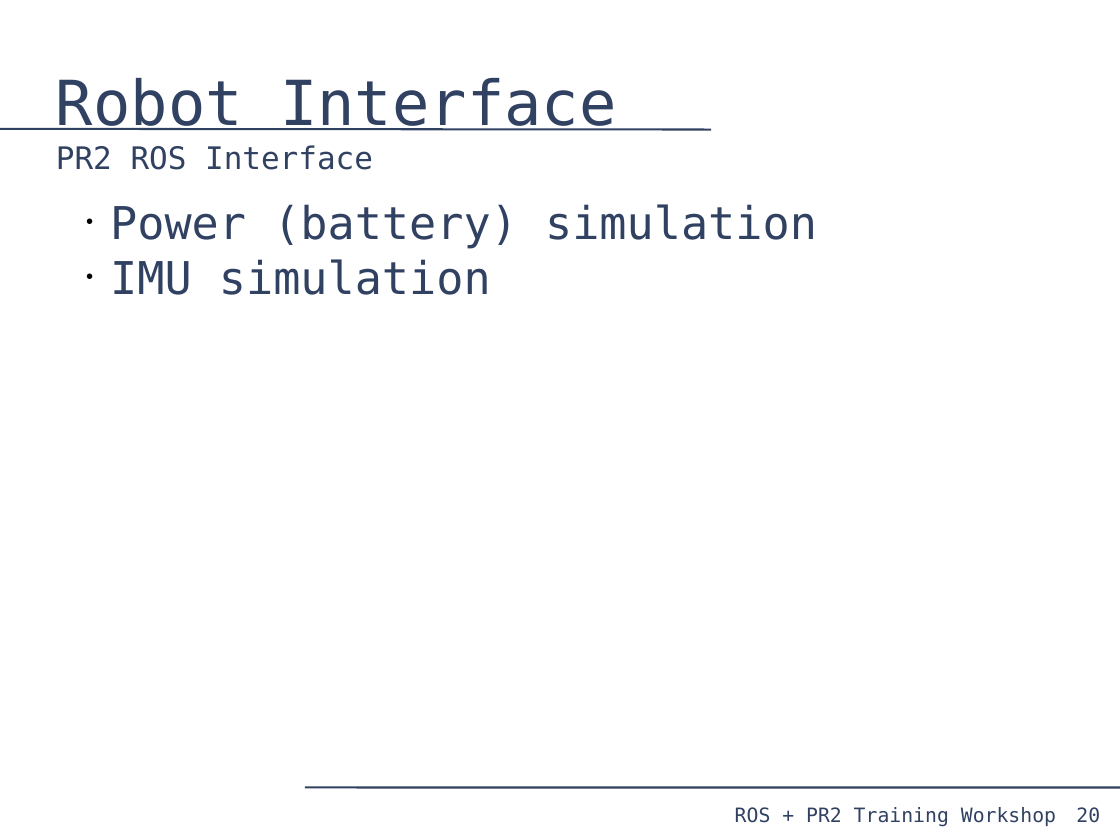
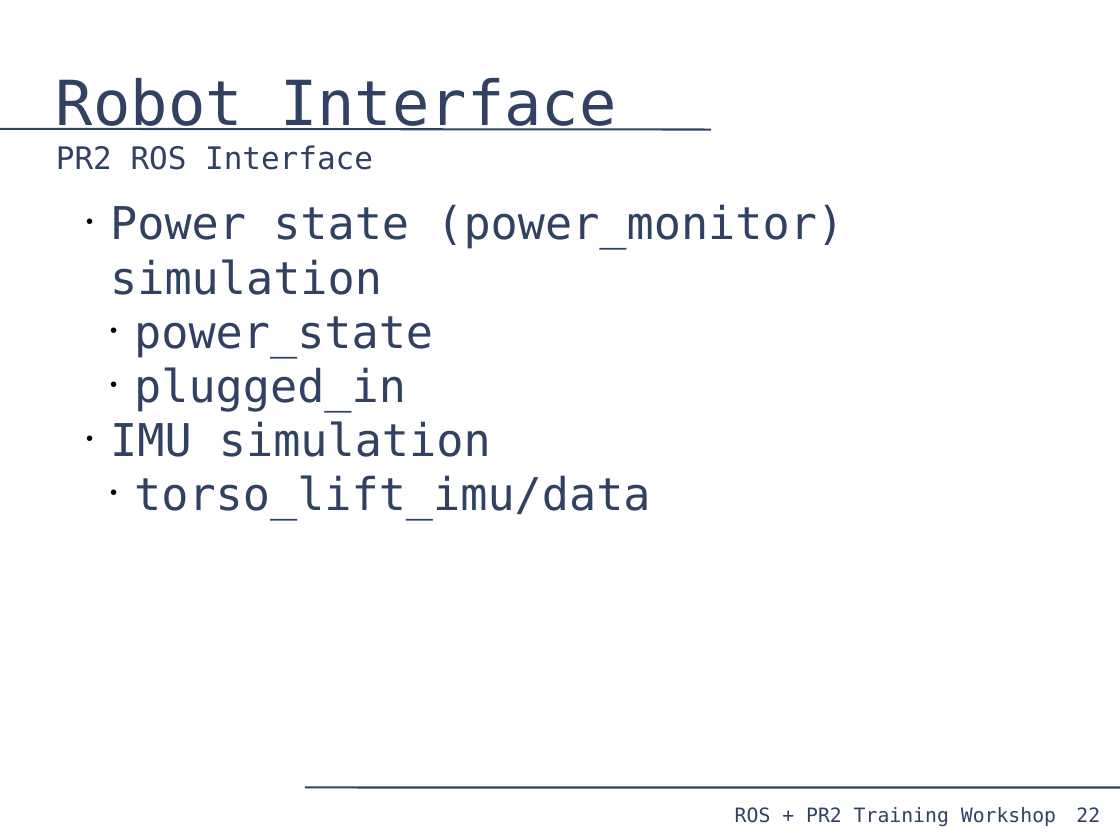
Before and after one commit to PR2/pr2_docs, a slide deck: slide 22 of pr2_training_workshop/simulation/simulation_training_workshop.odp (slide 20 before the commit). Drawn at 1120x840 pixels with LibreOffice and Linux fonts; fonts in the diff are those of the drawing. Boxes give left, top, right and bottom in pixels: in the first picture for what was removed or moved away, otherwise in the second. Text is boxed around its words. In the diff, an @@ line names an element or a change of style, - is before the commit and + after.

Commit message:
updates

```diff
--- a/pr2_training_workshop/simulation/simulation_training_workshop.odp
+++ b/pr2_training_workshop/simulation/simulation_training_workshop.odp
@@ text at (110, 204, 844, 413): text changed @@
-• Power (battery) simulation
+• Power state (power_monitor) simulation
+  • power_state
+  • plugged_in
@@ text at (134, 475, 651, 521): paragraph added @@
+  • torso_lift_imu/data
@@ page number at (1076, 807, 1100, 822): text changed @@
-20
+22
```
Also in this commit, not shown: 1 other slide changed, 2 slides added.
